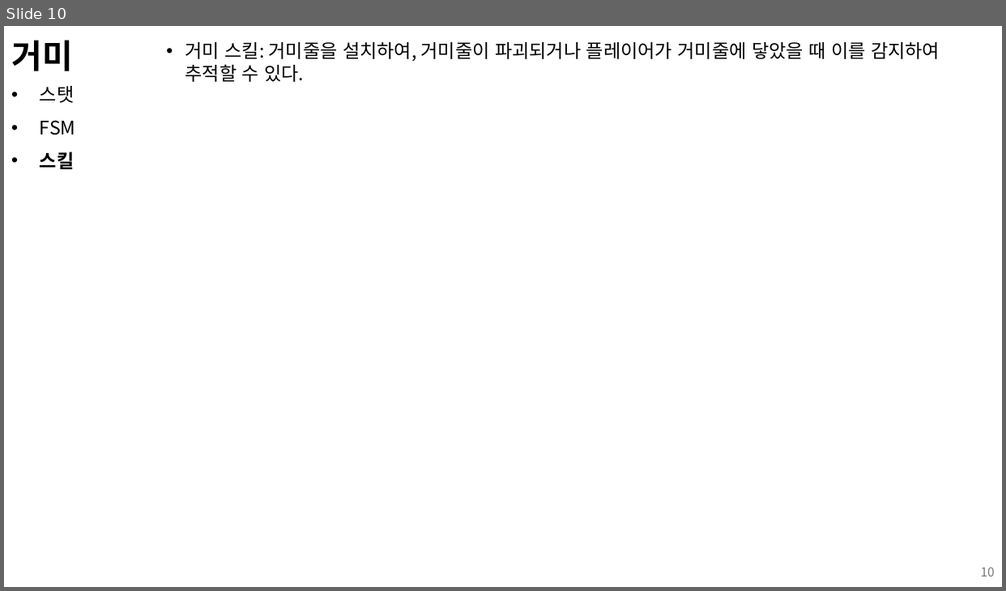
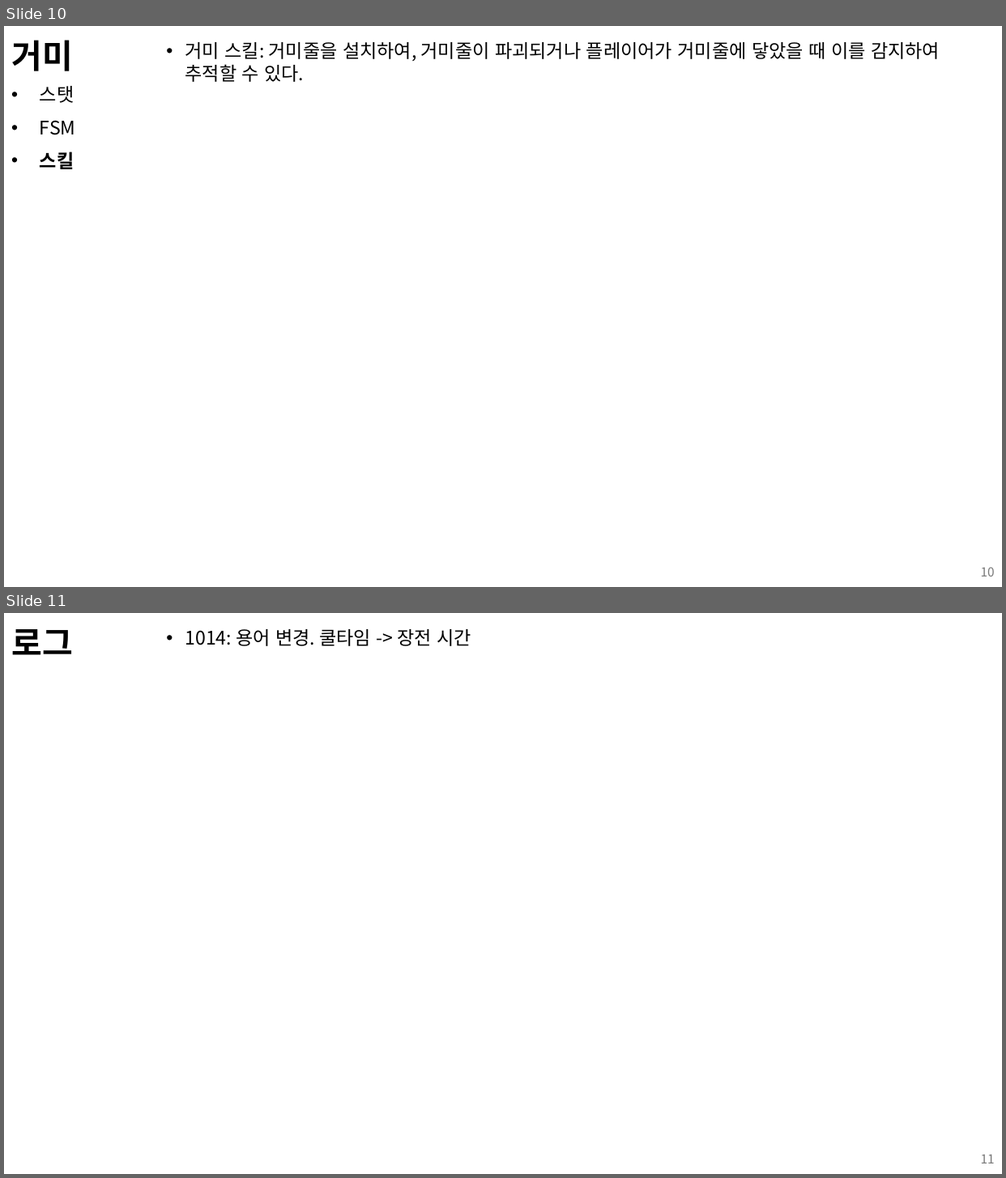
Before and after one commit to kimi5231/B1A2_project, a slide deck: 기획/전투 기획.pptx. Shown one above the other, each under a label of ours: slide 10 before the commit, slides 10 and 11 after it. The pictures are 1006x591 and 1006x1178 pixels, drawn with LibreOffice and Linux fonts; fonts in the diff are those of the drawing. Boxes give left, top, right and bottom in pixels: in the first picture for what was removed or moved away, otherwise in the second. Text is boxed around its words. In the diff, an @@ line names an element or a change of style, - is before the commit and + after.

Commit message:
용어 변경: 쿨타임 -> 장전 시간

```diff
--- a/기획/전투 기획.pptx
+++ b/기획/전투 기획.pptx
@@ slide 11 added at [4, 613, 1002, 1174], background #FFFFFF @@
@@ title added at [11, 629, 73, 655], 32 pt, text #000000, bold @@
+로그
@@ text added at [185, 629, 472, 646], 18 pt, text #000000 @@
+• 1014: 용어 변경. 쿨타임 -> 장전 시간
@@ page number added at [981, 1155, 995, 1164], 12 pt, text #797979 @@
+11
```
Also in this commit, not shown: 3 slides changed.
